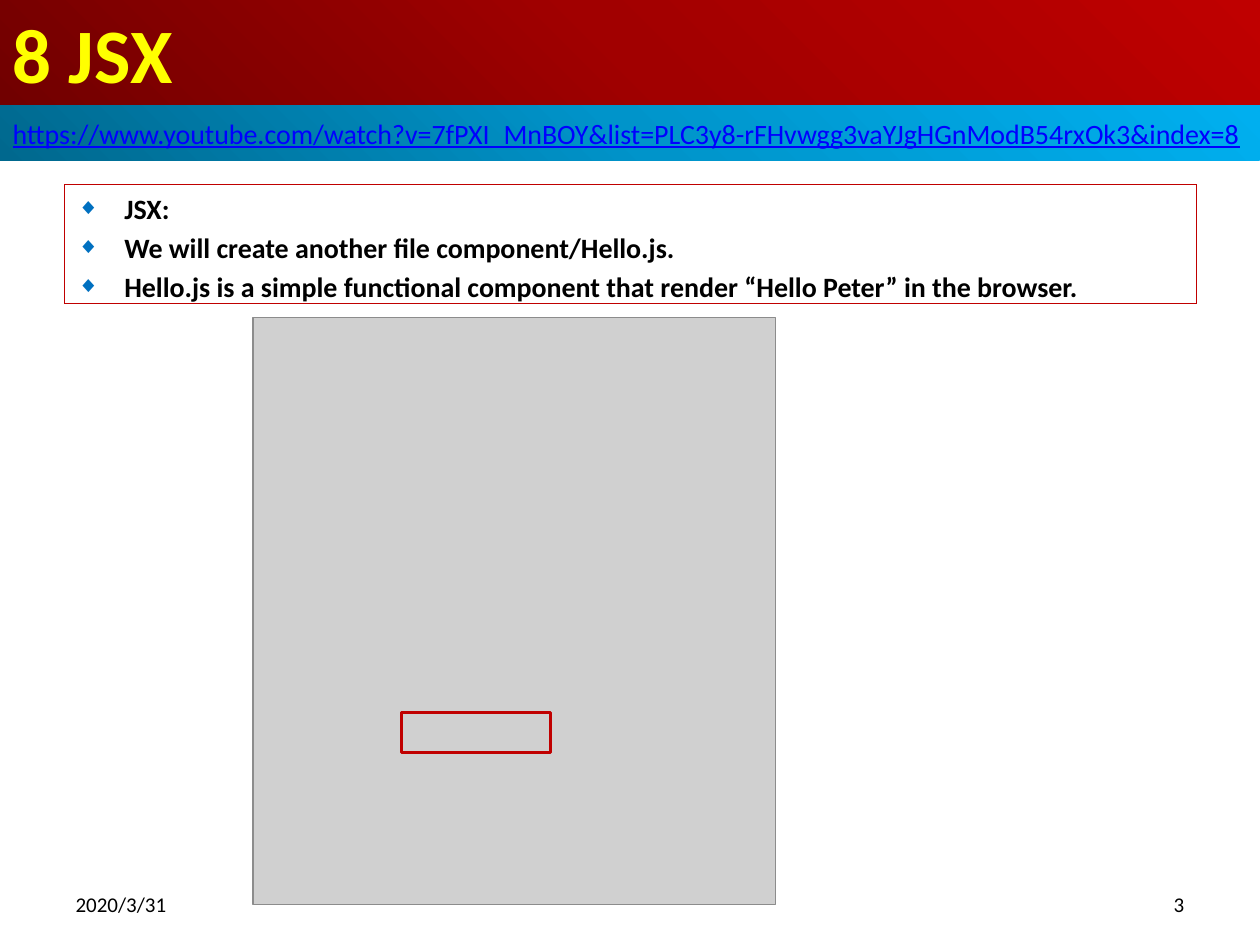
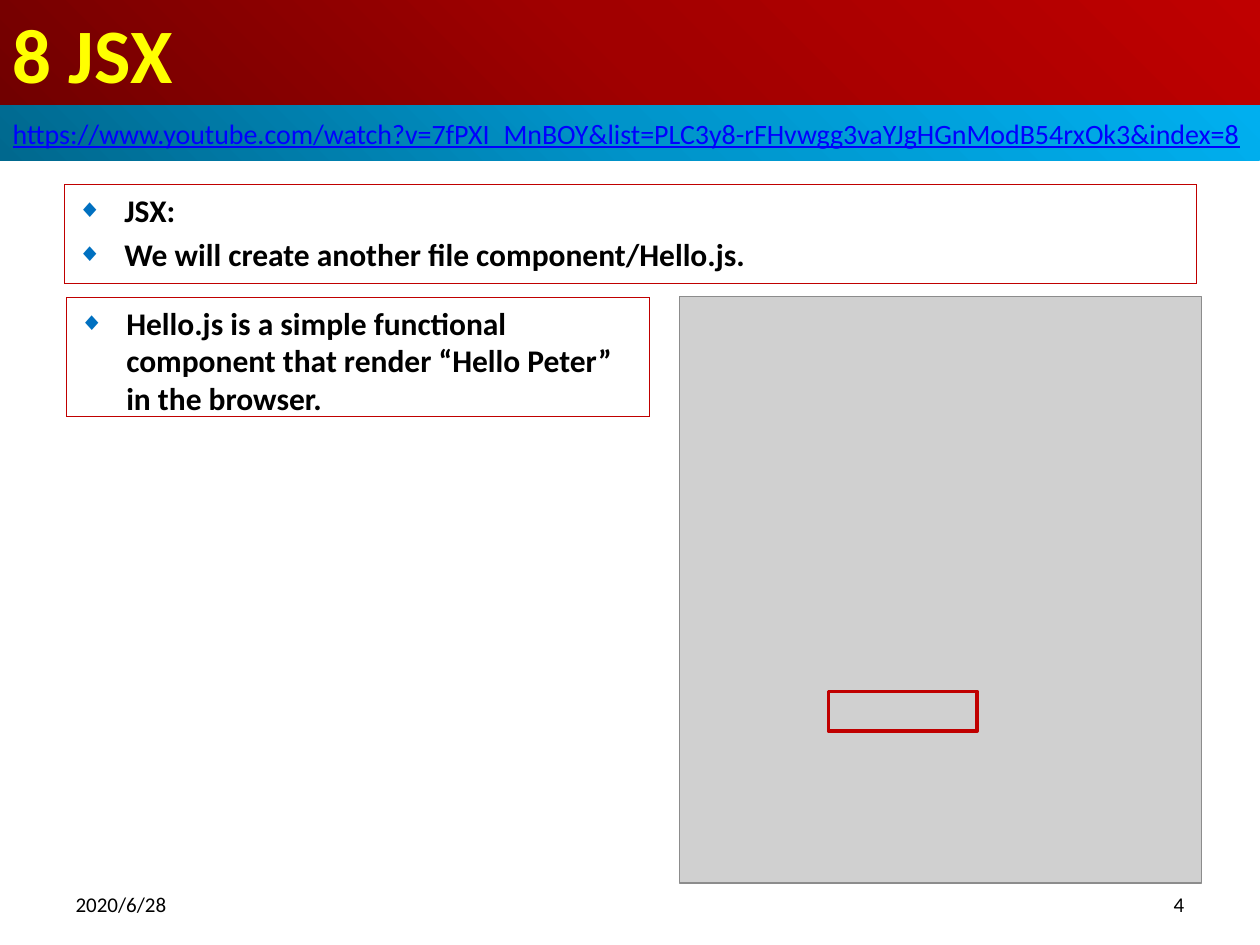
Before and after one commit to peterhchen/800-React-Hook, a slide deck: slide 4 of 08_JSX.pptx (slide 3 before the commit). Drawn at 1260x945 pixels with LibreOffice and Linux fonts; fonts in the diff are those of the drawing; grey boxes stand for pictures. Boxes give left, top, right and bottom in pixels: in the first picture for what was removed or moved away, otherwise in the second. Text is boxed around its words. In the diff, an @@ line names an element or a change of style, - is before the commit and + after.

```diff
--- a/08_JSX.pptx
+++ b/08_JSX.pptx
@@ subtitle "JSX:": place and size @@
-subtitle "JSX:" at [64, 185, 1197, 304]
+subtitle "JSX:" at [64, 185, 1197, 285]
@@ subtitle "JSX:" at [64, 185, 1197, 285]: size 16 to 18 pt @@
@@ rectangle added at [67, 297, 650, 416], outline #C00000 0.75 pt, 18 pt, text #000000, bold @@
+◆ Hello.js is a simple functional component that render “Hello Peter” in the browser.
@@ subtitle at [124, 276, 1077, 304]: paragraph removed @@
-◆ Hello.js is a simple functional component that render “Hello Peter” in the browser.
@@ picture: place and size @@
-picture at [253, 318, 776, 905]
+picture at [679, 296, 1202, 883]
@@ rectangle: place and size @@
-rectangle at [402, 713, 551, 752]
+rectangle at [828, 692, 976, 731]
@@ text at [76, 897, 167, 913]: text changed @@
-2020/3/31
+2020/6/28
@@ page number at [1174, 898, 1185, 912]: text changed @@
-3
+4
```
Also in this commit, not shown: 7 other slides changed, 9 slides added.
